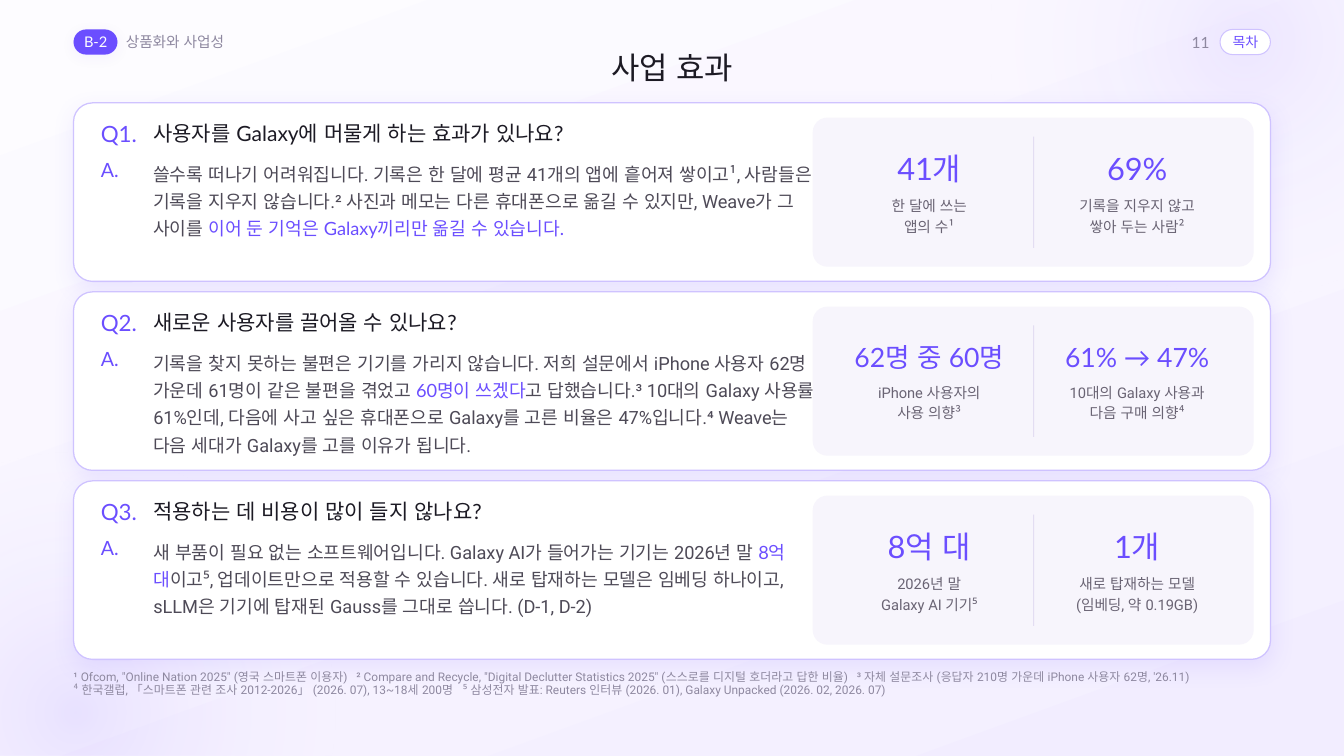
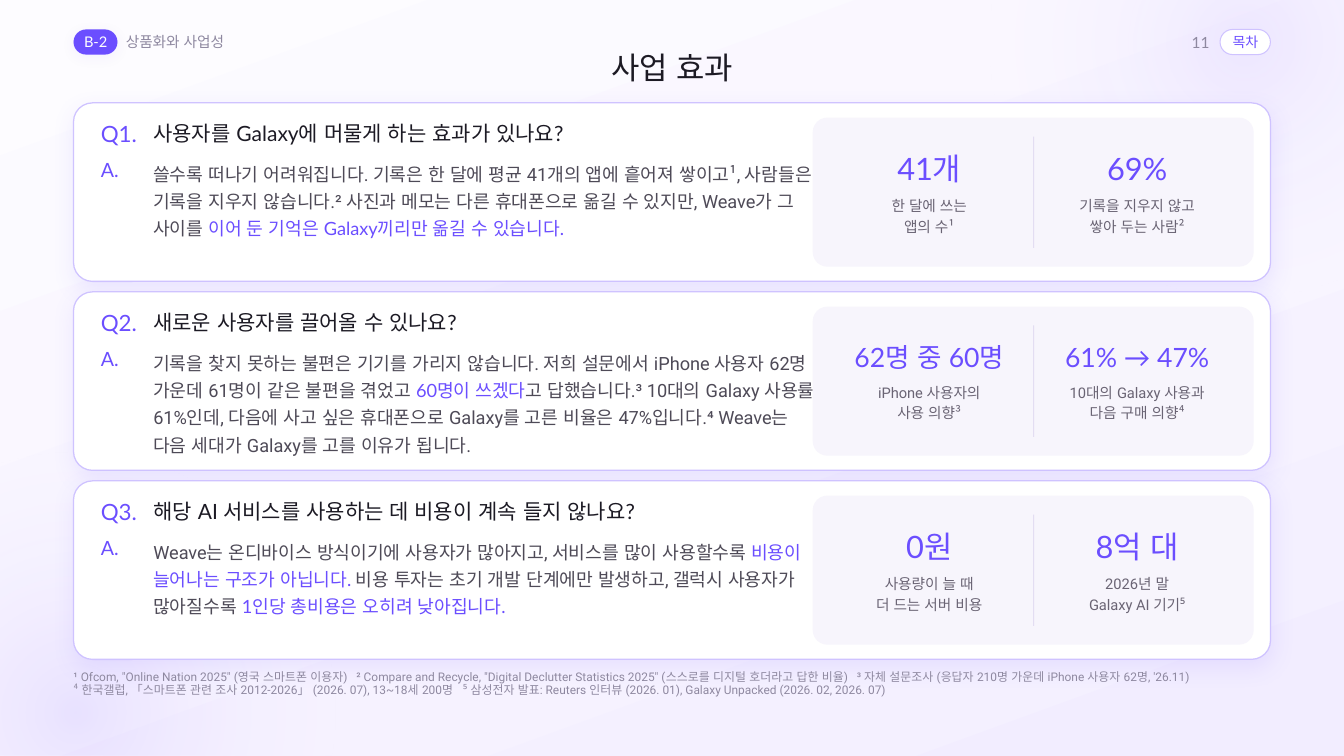
Before and after one commit to gnueaj/t3, a slide deck: slide 11 of weave/결선준비/통합본_Claude/Weave_Appendix_Claude.pptx. Drawn at 1344x756 pixels with LibreOffice and Linux fonts; fonts in the diff are those of the drawing. Boxes give left, top, right and bottom in pixels: in the first picture for what was removed or moved away, otherwise in the second. Text is boxed around its words. In the diff, an @@ line names an element or a change of style, - is before the commit and + after.

```diff
--- a/weave/결선준비/통합본_Claude/Weave_Appendix_Claude.pptx
+++ b/weave/결선준비/통합본_Claude/Weave_Appendix_Claude.pptx
@@ text at (153, 501, 635, 521): text changed @@
-적용하는 데 비용이 많이 들지 않나요?
+해당 AI 서비스를 사용하는 데 비용이 계속 들지 않나요?
@@ text at (906, 532, 952, 560): text changed @@
-8억 대
+0원
@@ text at (1096, 532, 1178, 561): text changed @@
-1개
+8억 대
@@ text at (153, 544, 801, 615): text changed @@
-새 부품이 필요 없는 소프트웨어입니다. Galaxy AI가 들어가는 기기는 2026년 말 8억
-대이고⁵, 업데이트만으로 적용할 수 있습니다. 새로 탑재하는 모델은 임베딩 하나이고,
-sLLM은 기기에 탑재된 Gauss를 그대로 씁니다. (D-1, D-2)
+Weave는 온디바이스 방식이기에 사용자가 많아지고, 서비스를 많이 사용할수록 비용이
+늘어나는 구조가 아닙니다. 비용 투자는 초기 개발 단계에만 발생하고, 갤럭시 사용자가
+많아질수록 1인당 총비용은 오히려 낮아집니다.
@@ text at (876, 577, 982, 611): text changed @@
-2026년 말
-Galaxy AI 기기⁵
+사용량이 늘 때
+더 드는 서버 비용
@@ text at (1089, 577, 1185, 613): text changed @@
-새로 탑재하는 모델
-(임베딩, 약 0.19GB)
+2026년 말
+Galaxy AI 기기⁵
```
Also in this commit, not shown: 4 other slides changed, 11 other files.
